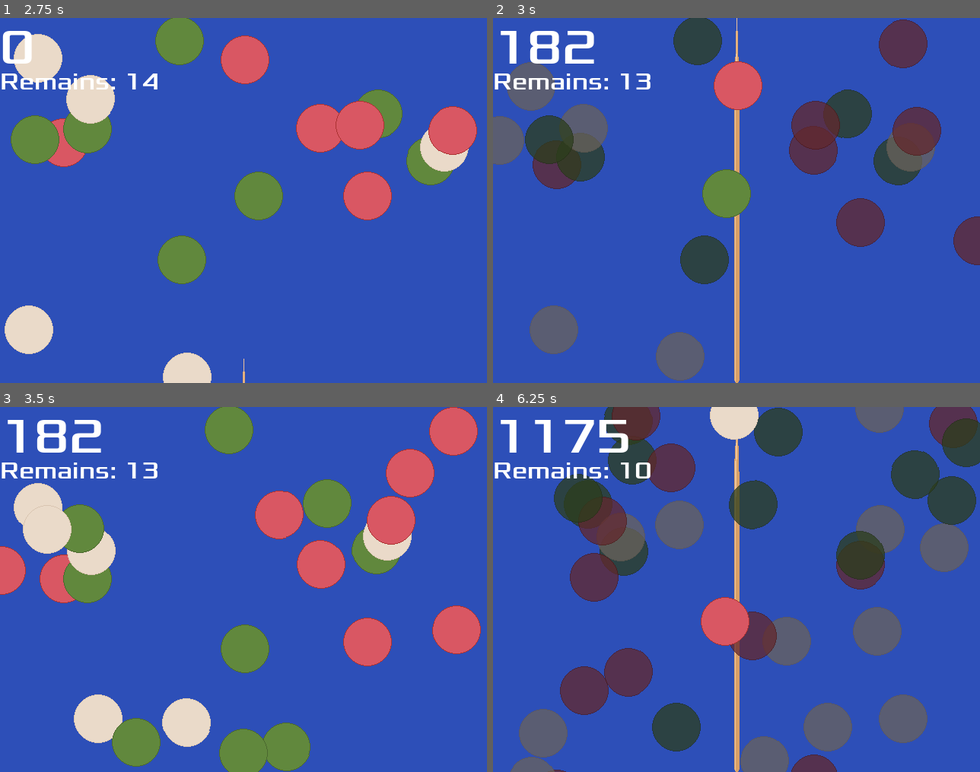
Above: before the commit, frames 1-4 (two rows, left to right).
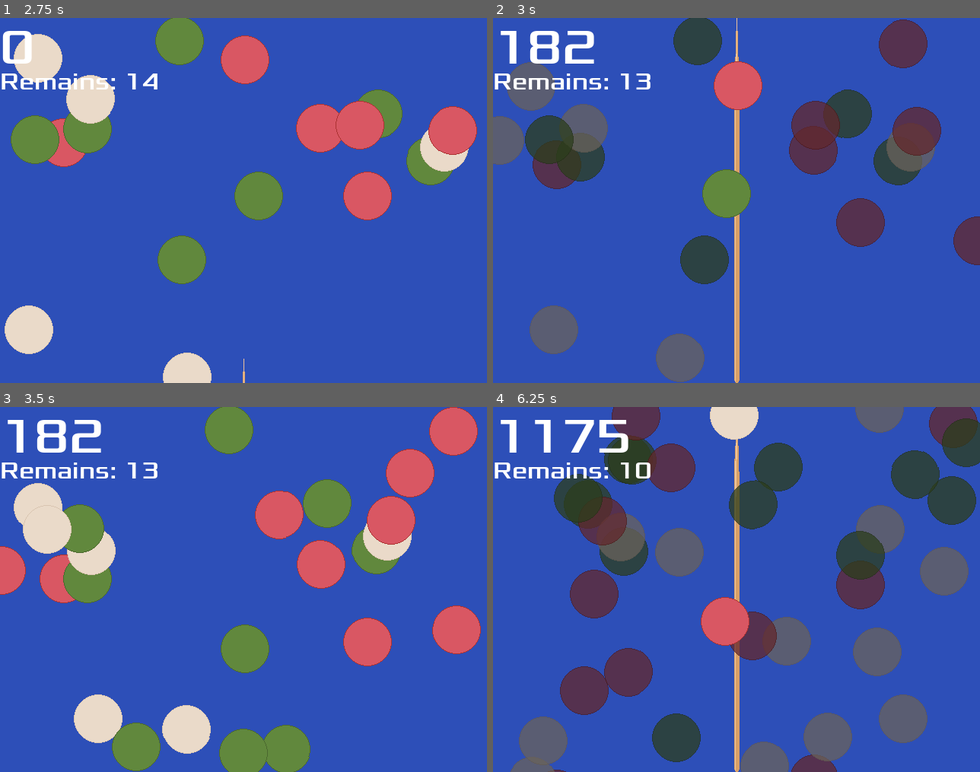
Above: after the commit, the same moments.

Repository: zundouz/ldjam54_odango
Game: Godot game, scene res://main.tscn
The game is run twice, just before and just after one commit, with the same random seed, the same clock (stepped at 60 frames per second) and the same inputs.
Inputs (mouse positions are in pixels of both pictures, inside the frame that each line leads up to):
- Up to frame 1 (2.75 s): tap Space (space) at 0.5, 2.1 s; move the mouse to (350, 182) at 0.52 s; hold Up (move_up) 0.53-1.28 s; tap Enter (enter) at 0.6 s; move the mouse to (146, 218) at 1.27 s; click (146, 218) at 1.35 s; move the mouse to (292, 120) at 2.02 s; hold Up (move_up) from 2.03 s (still down)
- Up to frame 2 (3 s): keep holding Up (move_up); move the mouse to (712, 273) at 2.77 s; tap W (w_key) at 2.85 s
- Up to frame 3 (3.5 s): keep holding Up (move_up)
- Up to frame 4 (6.25 s): move the mouse to (882, 644) at 3.52 s; release Up (move_up) at 3.53 s; tap Enter (enter) at 3.6 s; move the mouse to (590, 534) at 4.27 s; click (590, 534) at 4.35 s; move the mouse to (760, 589) at 5.02 s; tap Space (space) at 5.1 s; move the mouse to (663, 498) at 5.77 s; hold Up (move_up) from 5.78 s (still down); tap W (w_key) at 5.85 s

Frame 1 is identical in both runs. In frame 2, less than 0.1% of the frame differs, in the area x 33-44%, y 86-100%; in frame 3, 0.8%; in frame 4, 10%, in the area x 5-98%, y 0-100%.

Commit message:
chore: 上向きに飛ぶ団子のスローを見間違えにくくするようにより遅くする補正を入れた

Diff:
--- a/odango.gd
+++ b/odango.gd
@@ -88,6 +88,9 @@
 			# 減速処理。
 			linear_velocity.x = first_velocity.x / 4.0
 			linear_velocity.y = first_velocity.y / 4.0
+			if linear_velocity.y < 0:
+				# かすったのと見間違えて紛らわしいから動かさないように
+				linear_velocity.y = first_velocity.y / 8.0
 			modulate = Color(0.45, 0.45, 0.45, 0.75)
 
 		else:
